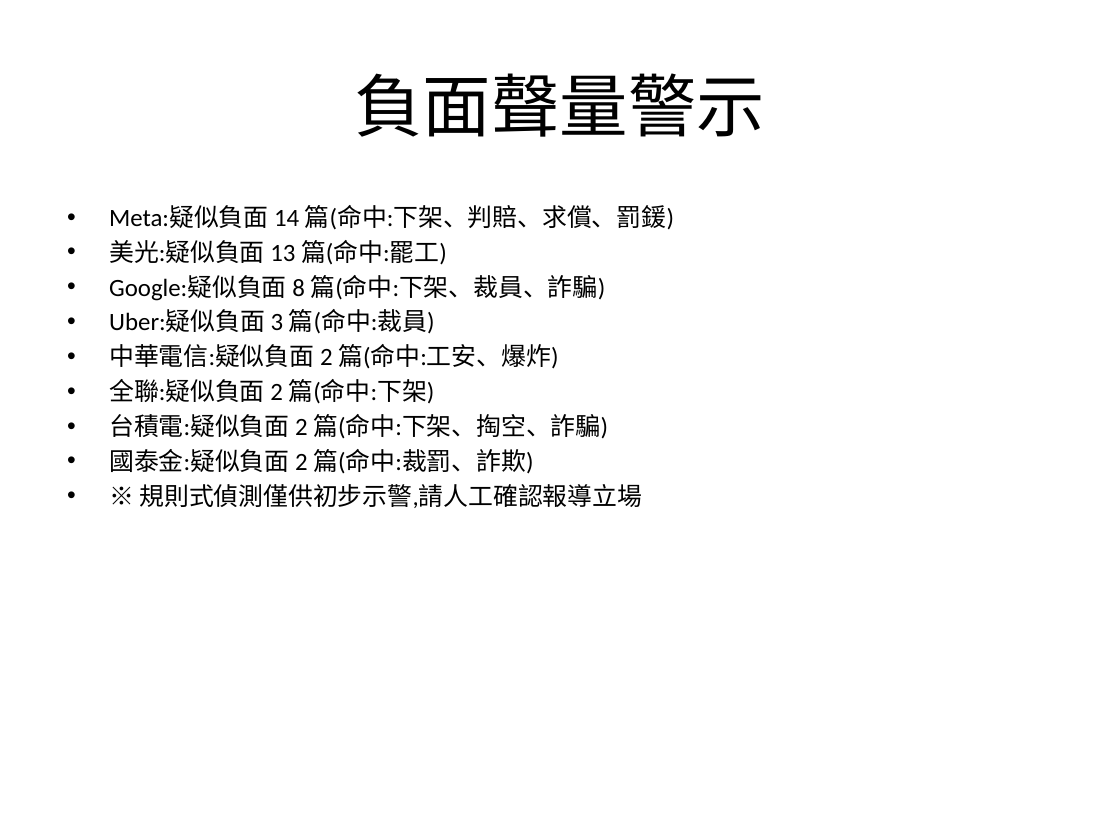
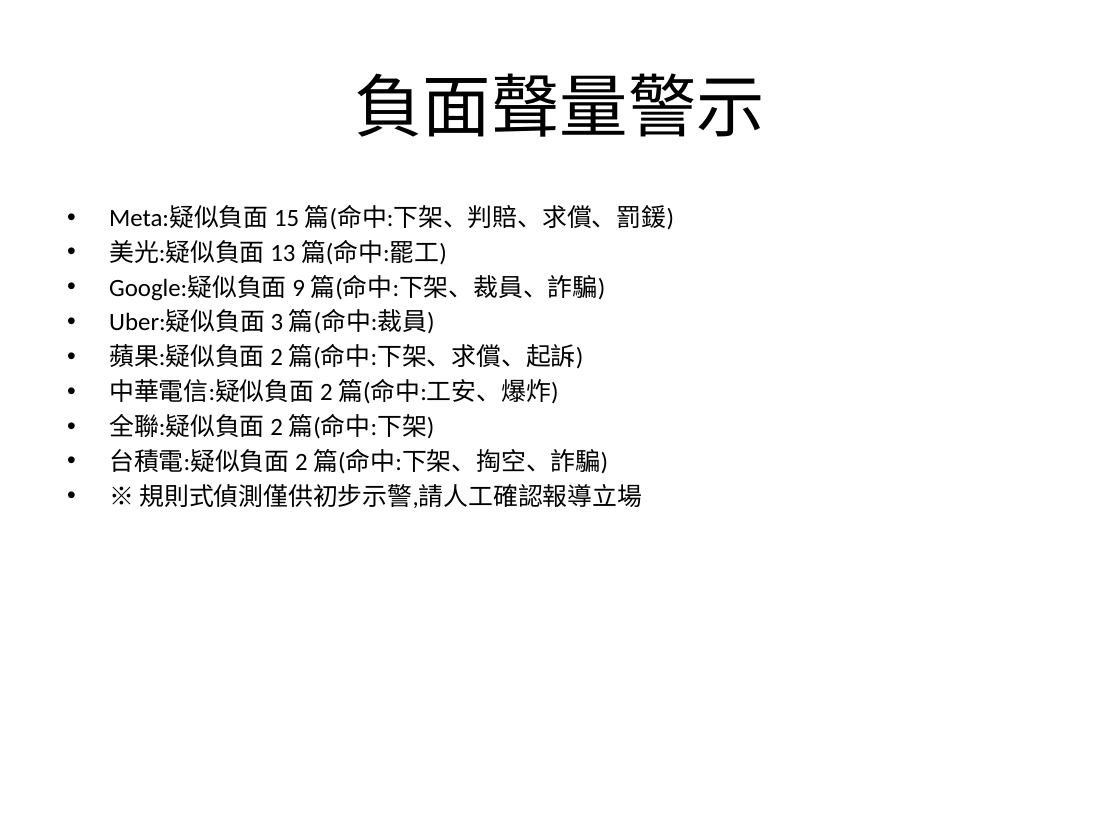
Before and after one commit to AndyChen825/industry-monitor, a slide deck: slide 6 of docs/reports/台灣產業趨勢監測週報_2026-08-31_2026-09-07.pptx. Drawn at 1120x840 pixels with LibreOffice and Linux fonts; fonts in the diff are those of the drawing. Boxes give left, top, right and bottom in pixels: in the first picture for what was removed or moved away, otherwise in the second. Text is boxed around its words. In the diff, an @@ line names an element or a change of style, - is before the commit and + after.

```diff
--- a/docs/reports/台灣產業趨勢監測週報_2026-08-31_2026-09-07.pptx
+++ b/docs/reports/台灣產業趨勢監測週報_2026-08-31_2026-09-07.pptx
@@ text at (109,205,674,230): text changed @@
-• Meta:疑似負面 14 篇(命中:下架、判賠、求償、罰鍰)
+• Meta:疑似負面 15 篇(命中:下架、判賠、求償、罰鍰)
@@ text at (109,275,606,301): text changed @@
-• Google:疑似負面 8 篇(命中:下架、裁員、詐騙)
+• Google:疑似負面 9 篇(命中:下架、裁員、詐騙)
@@ text at (109,344,584,369): paragraph added @@
+• 蘋果:疑似負面 2 篇(命中:下架、求償、起訴)
@@ text at (109,449,533,474): paragraph removed @@
-• 國泰金:疑似負面 2 篇(命中:裁罰、詐欺)
```
Also in this commit, not shown: 5 other slides changed, 6 other files.
